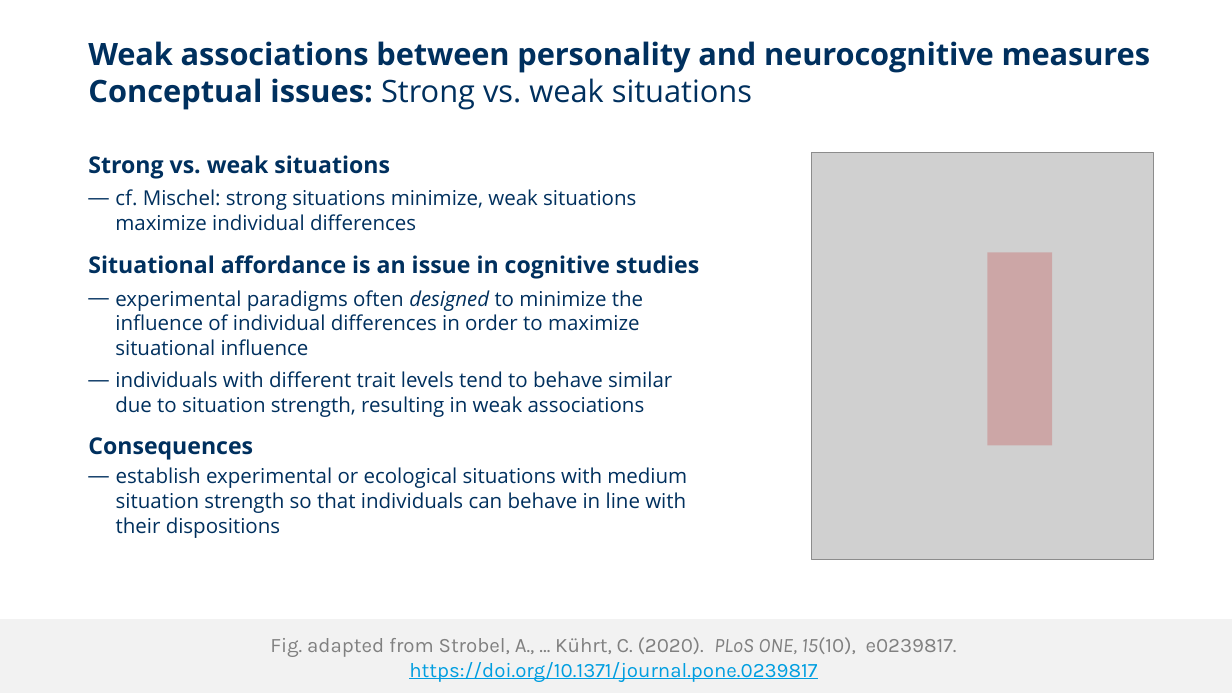
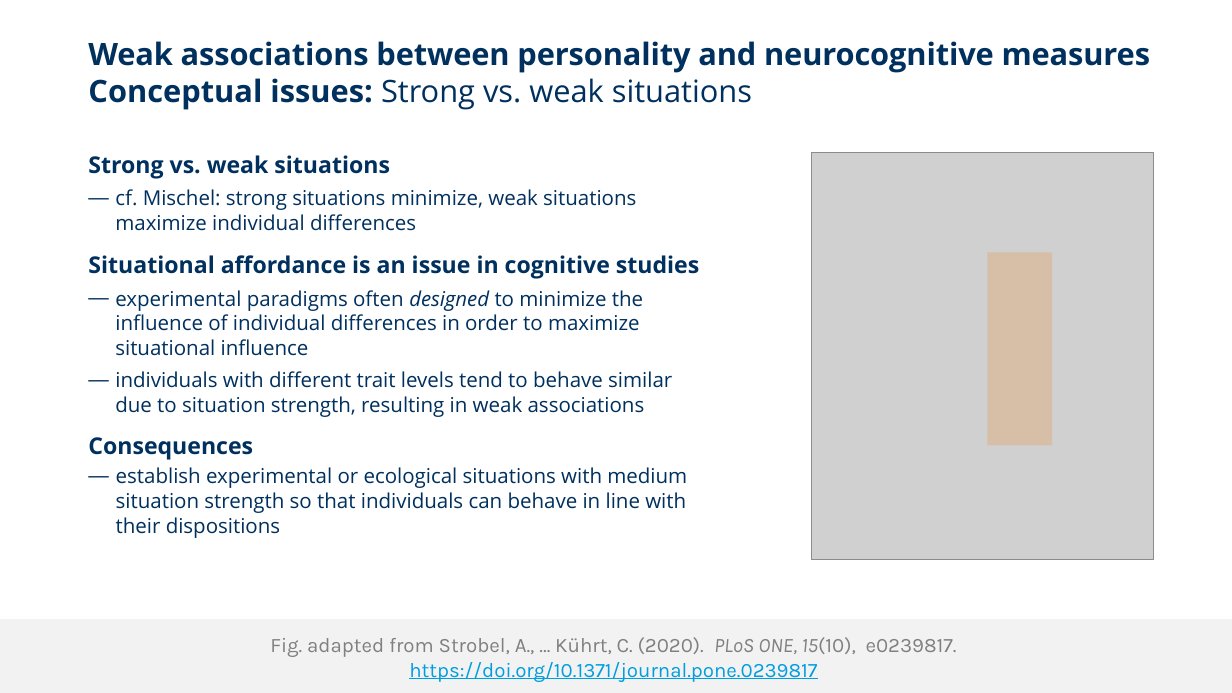
Before and after one commit to alex-strobel/PuG-2026-Talk, a slide deck: slide 11 of Slides/PuG_2026_NPoP_Strobel_2026-06-05.pptx. Drawn at 1232x693 pixels with LibreOffice and Linux fonts; fonts in the diff are those of the drawing; grey boxes stand for pictures; background and template pictures are left out. Boxes give left, top, right and bottom in pixels: in the first picture for what was removed or moved away, otherwise in the second. Text is boxed around its words. In the diff, an @@ line names an element or a change of style, - is before the commit and + after.

```diff
--- a/Slides/PuG_2026_NPoP_Strobel_2026-06-05.pptx
+++ b/Slides/PuG_2026_NPoP_Strobel_2026-06-05.pptx
@@ rectangle at [988, 252, 1053, 445]: fill #C00000 at 20% opacity to #F07D00 at 20% opacity @@
```
Also in this commit, not shown: 5 other slides changed, 1 other file.
